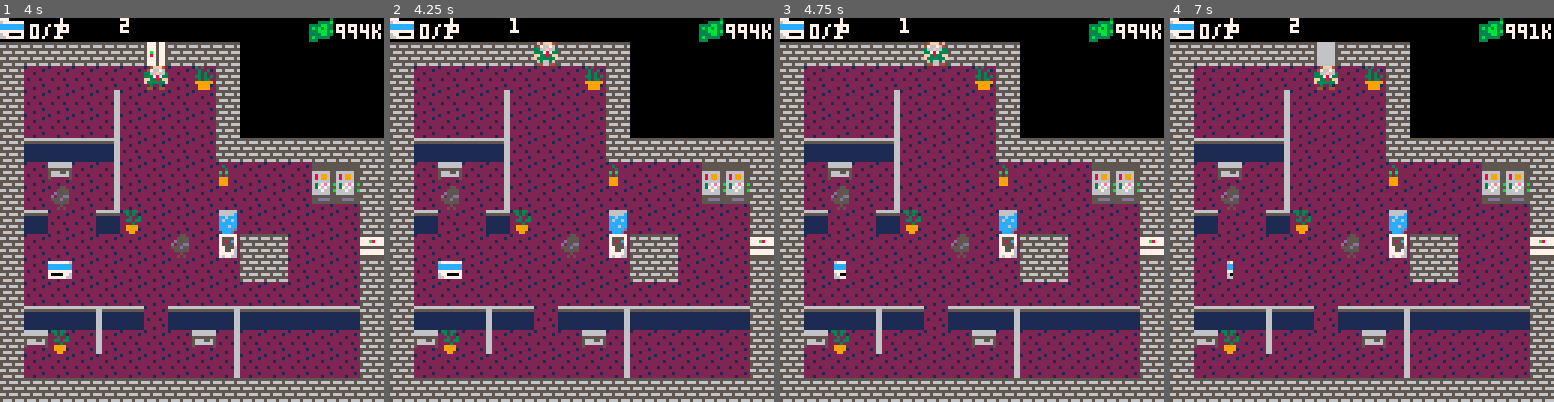
Above: before the commit, frames 1-4 (left to right).
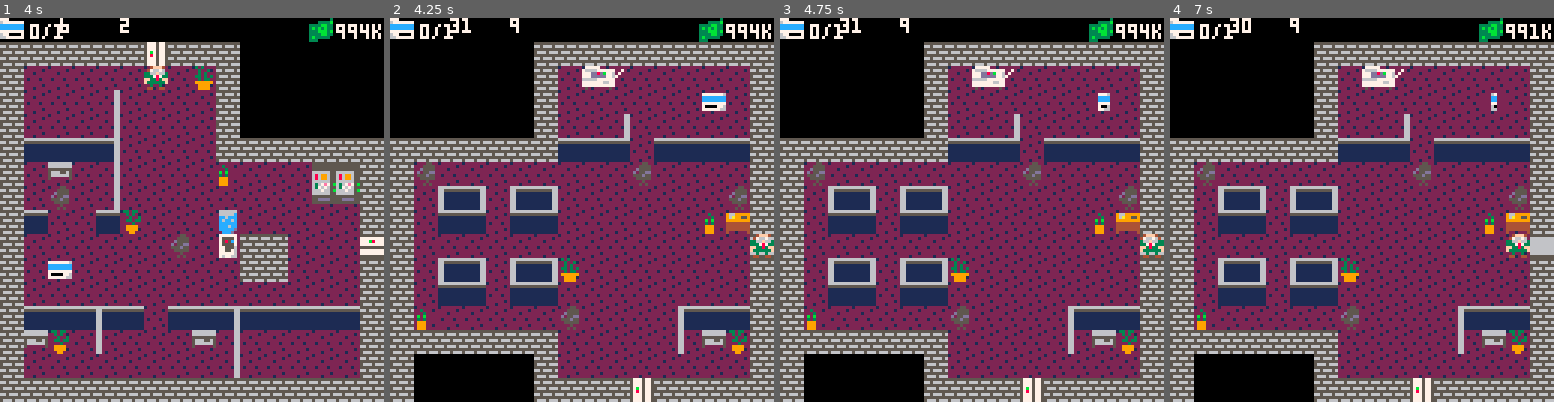
Above: after the commit, the same moments.

Repository: ojlyons/GameDesignProject
Game: PICO-8 cartridge art.p8
The game is run twice, just before and just after one commit, with the same random seed, the same clock (stepped at 60 frames per second) and the same inputs.
Inputs:
- Up to frame 1 (4 s): tap X (X key) at 0.33, 1.07, 1.85, 2.97 s; tap O (Z key) at 0.7, 1.7, 2.1, 2.5, 2.9, 3.3, 3.7 s; hold Right 1.6-2.1 s; hold Up 2.15-2.42 s; hold Right 2.47-3.03 s; hold Left 3.08-3.58 s; hold Down 3.63-3.97 s
- Up to frame 2 (4.25 s): hold Right from 4.02 s (still down); tap X (X key) at 4.08 s; tap O (Z key) at 4.1 s
- Up to frame 3 (4.75 s): tap O (Z key) at 4.5 s; release Right at 4.68 s; hold Up from 4.73 s (still down)
- Up to frame 4 (7 s): tap O (Z key) every 0.4 s from 4.9 to 6.9 s; release Up at 5.03 s; hold Left 5.08-5.68 s; tap X (X key) at 5.2, 6.32 s; hold Down 5.73-6.03 s; hold Right 6.08-6.58 s; hold Right from 6.63 s (still down)

Frame 1 is identical in both runs. In frame 2, 51% of the frame differs, in the area x 0-100%, y 0-100%; in frame 3, 51%; in frame 4, 51%.

Commit message:
Added one more level

Diff:
--- a/art.p8
+++ b/art.p8
@@ -39,7 +39,8 @@
 		  {xs=336, ys=120, ed=-2, crds=1},
 		  {xs=496,ys=8, ed=2, crds=1},
 		  {xs=560,ys=120, ed=-2, crds=2},
-		  {xs=744,ys=120, ed=-2, crds=1}
+		  {xs=744,ys=120, ed=-2, crds=1},
+		  {xs=808,ys=56, ed=2, crds=2}
 
 		  }
 
@@ -223,10 +224,10 @@
  if timer == 1 then
   if sprites[(px/8)+1][(py/8)] == 21 then
    sprites[px/8+1][py/8] = 51
+  elseif sprites[(px/8)][(py/8)+1] == 21 then
+   sprites[(px/8)][(py/8)+1] = 51
   elseif sprites[(px/8)-1][(py/8)] == 21 then
    sprites[px/8-1][py/8] = 51
-  elseif sprites[(px/8)][(py/8)+1] == 21 then
-   sprites[(px/8)][(py/8)+1] = 51
   elseif sprites[(px/8)][(py/8)-1] == 21 then
    sprites[(px/8)][(py/8)-1] = 51
   end
@@ -296,6 +297,11 @@
 
  if btn(4) then
   resetlevel()
+ end
+
+ if btn(5) then
+  level += 1
+  load_level()
  end
 end
 
@@ -342,17 +348,17 @@
 __gfx__
 00000000000000001666666212222222122222226666666612224422122244221111111112222222000000000000000300000000000000005555555500000000
 0000000000000000266666c22999999996699999666666662222f4122222f4121111111122222212000000000003333b00000000000000005555555500000000
-00700700000000002cc6ccc22999999996a995595555555522216662855166621111111188888888000000003333bb3300000000000000005555555500000000
-00077000000000002c6cc6c2222222229999999956665565222666662f6666661111111122222222000000003b3b3b3300000000000000006666665500000000
-00077000000000002cccccc2212221224444444456666665215f666621226666111111112122212200000000333bbb3b00000000000000006869965500000000
+00700700000000002cc6ccc22999999996a99559555555552221ccc28551ccc21111111188888888000000003333bb3300000000000000005555555500000000
+00077000000000002c6cc6c2222222229999999956665565222ccccc2fcccccc1111111122222222000000003b3b3b3300000000000000006666665500000000
+00077000000000002cccccc2212221224444444456666665215fcccc2122cccc111111112122212200000000333bbb3b00000000000000006869965500000000
 00700700000000002ccc6cc22222222244444444522222252252333f2222333f1111111122222222000000003333bb3300000000000000006869965500000000
 00000000000000002cccccd222222212444444442222221222823232222232321111111122222212000000003b33333000000000000000006666665500000000
 000000000000000022cccd2222212222422122242221222222214242222142421111111122212222000000003330000000000000000000006367e75b00000000
 00000000555555551777777219999992000000001222222212442222124422220000000055555555555555555555555555555555555555556376765500000000
 000000006656665627555572299999920000000022222212224f2212224f2212000000007777777777777777777b877777777777666666666667665b00000000
-000000005555555527585c72299999920000000022212222266622222666255800000000777b8777777b87777777777755555555666666666666665500000000
-00000000566656662755557224444442000000002222222266666222666666f20000000077777777777777775555555566666666666666665555555500000000
-0000000055555555277555622444444200000000212221226666f5226666222200000000555555555555555566666666666666666666666655dddd5500000000
+000000005555555527585c722999999200000000222122222ccc22222ccc255800000000777b8777777b87777777777755555555666666666666665500000000
+000000005666566627555572244444420000000022222222ccccc222ccccccf20000000077777777777777775555555566666666666666665555555500000000
+000000005555555527755562244444420000000021222122ccccf522cccc222200000000555555555555555566666666666666666666666655dddd5500000000
 000000006656665627755762244444420000000022222222f3332522f33322220000000077777777777777775555555566666666666666665555555500000000
 00000000555555552777776224444442000000002222221223232812232322120000000077777777777777777777777755555555666666662222221200000000
 00000000566656662767766224222242000000002221222224242222242422220000000055555555555555555555555555555555555555552221222200000000
@@ -470,24 +476,24 @@
 00000000000000000000000000000000000000000000000000000000000000000000000000000000000000000000000000000000000000000000000000000000
 
 __gff__
-0000010101010404000000010000010000010101000004040008080808080100010101040404040401010808080808000100010000000001010104040404040404040400000000000000000000000000000000000000000000000000000000000000000000000000000000000000000000000000000000000000000000000000
+0000010101011414000000010000010000010101000014140008080808080100010101040404040401010808080808000100010000000001010104040404040404040400000000000000000000000000000000000000000000000000000000000000000000000000000000000000000000000000000000000000000000000000
 0000000000000000000000000000000000000000000000000000000000000000000000000000000000000000000000000000000000000000000000000000000000000000000000000000000000000000000000000000000000000000000000000000000000000000000000000000000000000000000000000000000000000000
 __map__
 0101010101010101010101010101010101010101010101010101010101010101010101010101010101010101010101010101010101010101010101010101010101010101010101010101010101010101010101010101010101010101010101010101010101010101010101010101010101010101010101010101010101010101
 1111111111112e1111110101010101010101010101011111111111111111111111111111010101010101010111112a1101010101011111111111111111112e1111111111111111111111111111111111111111111111111111111111111111111111111111111111111111111111111111111111111111111111111111111111
 111515151515151538110101010101010101010101011115282915151515151111153b110101010101010101110e15110101010101113815151515151515151111151525152530151515151502151511110e15151516151515152515151515111115151515151515151515151515151111151515151515151515151515151511
-11151515321515151511010101010101010101010101111515151515153b1511112515110101010101010101111e15110101010101111515151515151515151111152515251530151515151512151511111e15151515152515151538151515111115151515151515151515151515151111151515151515151515151515151511
-11151515321515151511010101010101010101010101111515321515151515111115251101010101010101011115151101010101011115212122212121151511113b1525152515151515151515151511111515111111112115111111111515111115151515151515151515151515151111151515151515151515151515151511
-1121212122151515151111111111111111111111111111212121152121212111111515111111111111111111111515110101010101111515053215053915151111152515251530151515151515151511111515110101110515110101111515111115151515151515151515151515151111151515151515151515151515151511
-111505153215151515391515150e0e111125151515151515151525151515151111151515300515393215151525151511111111111111151515321615151515111111111111212121152215202121211111251511010111153b110101111515111115151515151515151515151515151111151515151515151515151515151511
-111525153215151515151515151e1e11111520221520221515151515151525111115151530151515321515251515151111151515151515151532153b152515110101010111151515153215301515151111152511112a112121111111111515111115151515151515151515151515151111151515151515151515151515151511
-112115152137151515021515151515111115212115212115151515151539041111151515212121212115151111111111110215151515152121212121211515110101010111153b251532151515151511112515153915151515151615151515111115151515151515151515151515151111151515151515151515151515151511
-111515151515152515121111151515191115151515151515151515151515151d111615151515151515151511010101011112151515151528291515151515151101010101111515202121152120152111111525111111111515111111112515111115151515151515151515151515151111151515151515151515151515151511
-11153b1515151515151511111515151111152022152022381515151515151511111515152021221515151511010101011115152021221515151511111111111101010101112121301515151530151511113715110101111515110101111515111115151515151515151515151515151111151515151515151515151515151511
-1115151515151515151515151515151111152121152121151515151515151511110215152105211515151511010101011115153005321515151511010101010101010101111515212115151520151511111515110101111515110101111515111115151515151515151515151515151111151515151515151515151515151511
-1121212120211521212221212121211111391515151515251515151520212111111215151525151515151511010101011115252115211515151511010101010101010101111515151515151530151511111515111111111515111111111515111115151515151515151515151515151111151515151515151515151515151511
-1105371530151515053215151515151111111111111111151515151530053711111515152015221515151511010101011115151515151515150611010101010101010101111515202121211521152111111515151515151521212215151515111115151515151515151515151515151111151515151515151515151515151511
-1115151515151515153215151515151111010101010111151515151515151511111515372121211515381511010101011115151515151515153711010101010101010101111515301615151515151511111515151515151539053215151515111115151515151515151515151515151111151515151515151515151515151511
+11151515321515151511010101010101010101010101111515151515153b1511112515110101010101010101111e15110101010101111515151515151515151111152515251530151515151512151511111e15151515152515151538151515111115151525151515151515151515151111151515151515151515151515151511
+11151515321515151511010101010101010101010101111515321515151515111115251101010101010101011115151101010101011115212122212121151511113b1525152515151515151515151511111515111111112115111111111515111115151111111116151515151515151111151515151515151515151515151511
+1121212122151515151111111111111111111111111111212121152121212111111515111111111111111111111515110101010101111515053215053915151111152515251530151515151515151511111515110101110515110101111515111115151114142a15151525151515061111151515151515151515151515151511
+111505153215151515391515150e0e111125151515151515151525151515151111151515300515393215151525151511111111111111151515321615151515111111111111212121152215202121211111251511010111153b11010111151511111515111414111615153b151515151111151515151515151515151515151511
+111525153215151515151515151e1e11111520221520221515151515151525111115151530151515321515251515151111151515151515151532153b152515110101010111151515153215301515151111152511112a1121211111111115151111151511112a1116151515151515151111151515151515151515151515151511
+112115152137151515021515151515111115212115212115151515151539041111151515212121212115151111111111110215151515152121212121211515110101010111153b251532151515151511112515153915151515151615151515111115152022151515151515151515151111151515151515151515151515151511
+111515151515152515121111151515191115151515151515151515151515151d111615151515151515151511010101011112151515151528291515151515151101010101111515202121152120152111111525111111111515111111112515111115253b32151515151515151515151111151515151515151515151515151511
+11153b1515151515151511111515151111152022152022381515151515151511111515152021221515151511010101011115152021221515151511111111111101010101112121301515151530151511113715110101111515110101111515111115152021151515151515151515151111151515151515151515151515151511
+1115151515151515151515151515151111152121152121151515151515151511110215152105211515151511010101011115153005321515151511010101010101010101111515212115151520151511111515110101111515110101111515111115153015151515151515151515151111151515151515151515151515151511
+1121212120211521212221212121211111391515151515251515151520212111111215151525151515151511010101011115252115211515151511010101010101010101111515151515151530151511111515111111111515111111111515111115153015151515151515151515151111151515151515151515151515151511
+1105371530151515053215151515151111111111111111151515151530053711111515152015221515151511010101011115151515151515150611010101010101010101111515202121211521152111111515151515151521212215151515111115152125152525151515151515151111151515151515151515151515151511
+1115151515151515153215151515151111010101010111151515151515151511111515372121211515381511010101011115151515151515153711010101010101010101111515301615151515151511111515151515151539053215151515111115151515251515251515151515151111151515151515151515151515151511
 11111111111111111111111111111111110101010101111111112a1111111111111111111111111111112e11010101011111111111112a1111111101010101010101010111112e1111111111112a1111111111111111111111111111112e11111111111111111111111111111111111111111111111111111111111111111111
 0101010101010101010101010101010101010101010101010101010101010101010101010101010101010101010101010101010101010101010101010101010101010101010101010101010101010101010101010101010101010101010101010101010101010101010101010101010101010101010101010101010101010101
 1111111111111111111111111111111111111111111111111111111111111111111111111111111111111111111111111111111111111111111111111111111111111111111111111111111111111111111111111111111111111111111111111111111111111111111111111111111111111111111111111111111111111111
